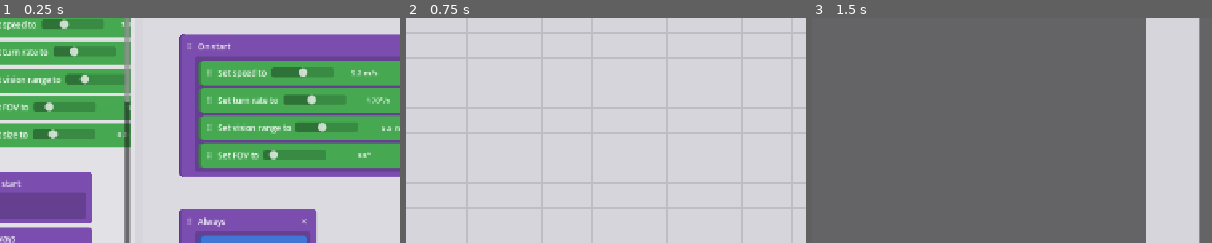
Above: before the commit, frames 1-3 (left to right).
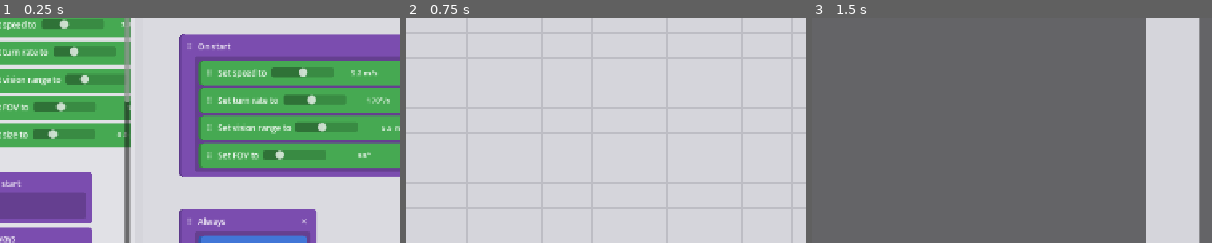
Above: after the commit, the same moments.

Repository: GMU-ASRC/astro-swarm
Game: Godot game, scene res://ui/workspace/Workspace.tscn
Two runs of this game, one before a commit and one after it. Both use one fixed random seed, a clock stepped at 60 frames per second and the inputs below. This scene is started directly instead of the project's main scene.
Inputs (mouse positions are % of the whole screen's width and height, from its top left):
- Up to frame 1 (0.25 s): no input
- Up to frame 2 (0.75 s): click "← Arena" at 0.5 s
- Up to frame 3 (1.5 s): click (8, 5) at 1.25 s
The pictures show only the part of the screen within x 5-55%, y 19-69%; the shares and areas given below are measured in that part.

The runs differ from the first frame. In frame 1, 0.3% of the frame differs, in the area x 11-71%, y 37-64%; in frame 2, nothing differs; in frame 3, nothing differs.

Commit message:
Cap FOV at 180, remove Fire block, warn on unnested conditions

Diff:
--- a/autoloads/SimulationManager.gd
+++ b/autoloads/SimulationManager.gd
@@ -85,7 +85,7 @@
 	"set_speed":     {"category": "config",    "label": "Set speed to",        "input": {"min": 0.5,  "max": 10.0, "default": 3.75, "step": 0.05, "suffix": " m/s"}},
 	"set_turn":      {"category": "config",    "label": "Set turn rate to",    "input": {"min": 15.0, "max": 360.0, "default": 120.0, "step": 5.0, "suffix": "°/s"}},
 	"set_view":      {"category": "config",    "label": "Set vision range to", "input": {"min": 0.5,  "max": 12.5, "default": 3.75, "step": 0.1,  "suffix": " m"}},
-	"set_fov":       {"category": "config",    "label": "Set FOV to",          "input": {"min": 20.0, "max": 360.0,"default": 90.0, "step": 1.0,  "suffix": "°"}},
+	"set_fov":       {"category": "config",    "label": "Set FOV to",          "input": {"min": 20.0, "max": 180.0,"default": 90.0, "step": 1.0,  "suffix": "°"}},
 	"set_size":      {"category": "config",    "label": "Set size to",         "input": {"min": 2.0,  "max": 16.0, "default": 6.0,  "step": 0.5,  "suffix": " px"}},
 
 	"when_start":           {"category": "condition", "label": "On start",             "input": null},
@@ -238,6 +238,28 @@
 		var row: int = i / 2
 		result.append({"x": 40.0 + col * 400.0, "y": 30.0 + row * 280.0, "blocks": [ordered[i]]})
 	return result
+
+static func is_event_block(block_type: String) -> bool:
+	return block_type.begins_with("when_")
+
+static func is_conditional_block(block_type: String) -> bool:
+	return block_type.begins_with("if_") or block_type == "else"
+
+static func has_unnested_conditional(scripts: Array) -> bool:
+	for s in scripts:
+		if _blocks_have_unnested_conditional(s.get("blocks", []), false):
+			return true
+	return false
+
+static func _blocks_have_unnested_conditional(blocks: Array, has_event_ancestor: bool) -> bool:
+	for b in blocks:
+		var t: String = b.get("type", "")
+		if is_conditional_block(t) and not has_event_ancestor:
+			return true
+		var child_has_event: bool = has_event_ancestor or is_event_block(t)
+		if _blocks_have_unnested_conditional(b.get("children", []), child_has_event):
+			return true
+	return false
 
 func _normalize_all_behaviors():
 	for id in behaviors.keys():
@@ -324,7 +346,7 @@
 			"set_speed":  cfg.speed         = float(p.get("value", settings.speed)) * PX_PER_METER
 			"set_turn":   cfg.turn_speed    = deg_to_rad(float(p.get("value", 120.0)))
 			"set_view":   cfg.view_distance = float(p.get("value", settings.view_distance)) * PX_PER_METER
-			"set_fov":    cfg.fov_degrees   = float(p.get("value", settings.fov_degrees))
+			"set_fov":    cfg.fov_degrees   = minf(180.0, float(p.get("value", settings.fov_degrees)))
 			"set_size":   cfg.dot_radius    = float(p.get("value", 6.0))
 			"when_start":
 				_collect_config(b.get("children", []), cfg)
--- a/ui/workspace/ShipWorkspace.gd
+++ b/ui/workspace/ShipWorkspace.gd
@@ -10,6 +10,7 @@
 var _name_edit: LineEdit
 var _algo_option: OptionButton
 var _loading: bool = false
+var _warning_label: Label
 
 const SCRATCH_BLOCK := preload("res://ui/workspace/ScratchBlock.tscn")
 
@@ -17,19 +18,40 @@
 	"config": ["set_speed", "set_turn", "set_view", "set_fov", "set_size"],
 	"condition": ["when_start", "when_always", "when_sees", "when_sees_enemy", "when_sees_ally", "when_alone", "when_near_wall", "when_sees_wall"],
 	"logic": ["if_see", "if_within", "if_beyond", "else"],
-	"action": ["do_forward", "do_backward", "do_stop", "do_random_walk", "do_turn_left", "do_turn_right", "do_turn_left_by", "do_turn_right_by", "do_face", "do_flee", "do_throttle", "do_fire"],
+	"action": ["do_forward", "do_backward", "do_stop", "do_random_walk", "do_turn_left", "do_turn_right", "do_turn_left_by", "do_turn_right_by", "do_face", "do_flee", "do_throttle"],
 }
 
 const FARP_SCENE := "res://levels/modes/FARPScene.tscn"
-const FARP_DISABLED_BLOCKS := ["do_throttle", "do_fire", "set_size"]
+const FARP_DISABLED_BLOCKS := ["do_throttle", "set_size"]
 
 func _ready():
 	get_tree().paused = false
 	back_btn.pressed.connect(_on_back)
 	canvas.canvas_mutated.connect(_save_blocks)
 	_build_save_load_ui()
+	_build_warning_banner()
 	_build_palette()
 	_load_blocks()
+	_update_warning()
+
+func _build_warning_banner():
+	_warning_label = Label.new()
+	_warning_label.add_theme_color_override("font_color", Color(1.0, 0.42, 0.32, 1.0))
+	_warning_label.add_theme_font_size_override("font_size", 12)
+	_warning_label.horizontal_alignment = HORIZONTAL_ALIGNMENT_CENTER
+	_warning_label.set_anchors_preset(Control.PRESET_TOP_WIDE)
+	_warning_label.offset_top = 44
+	_warning_label.mouse_filter = Control.MOUSE_FILTER_IGNORE
+	_warning_label.visible = false
+	add_child(_warning_label)
+
+func _update_warning():
+	if _warning_label == null:
+		return
+	var invalid: bool = SimulationManager.has_unnested_conditional(_current_scripts())
+	_warning_label.visible = invalid
+	if invalid:
+		_warning_label.text = "Warning: a condition block (IF) must be placed inside an event block (WHEN)."
 
 func _build_save_load_ui():
 	var spacer: Control = $TopBar/HBox/Spacer
@@ -175,6 +197,7 @@
 			_spawn_block_widget(b, zone)
 	canvas.resolve_overlaps()
 	_loading = false
+	_update_warning()
 
 func _add_block(block_id: String):
 	var def: Dictionary = SimulationManager.BLOCK_DEFS.get(block_id, {})
@@ -226,6 +249,7 @@
 	if _loading:
 		return
 	PlayerData.set_ship_blocks(_current_scripts())
+	_update_warning()
 
 func _on_back():
 	_save_blocks()
--- a/ui/workspace/Workspace.gd
+++ b/ui/workspace/Workspace.gd
@@ -12,6 +12,7 @@
 
 var _current_type_id: String = "hunter"
 var _tab_buttons: Dictionary = {}
+var _warning_label: Label
 
 func _ready():
 	get_tree().paused = false
@@ -25,9 +26,43 @@
 	SimulationManager.species_list_changed.connect(_on_species_list_changed)
 	SimulationManager.variables_changed.connect(_on_variables_changed)
 	_style_color_picker()
+	_build_warning_banner()
 	_build_tabs()
 	_build_palette()
 	_refresh()
+
+func _build_warning_banner():
+	_warning_label = Label.new()
+	_warning_label.add_theme_color_override("font_color", Color(0.851, 0.322, 0.271, 1.0))
+	_warning_label.add_theme_font_size_override("font_size", 12)
+	_warning_label.horizontal_alignment = HORIZONTAL_ALIGNMENT_CENTER
+	_warning_label.set_anchors_preset(Control.PRESET_TOP_WIDE)
+	_warning_label.offset_top = 44
+	_warning_label.mouse_filter = Control.MOUSE_FILTER_IGNORE
+	_warning_label.visible = false
+	add_child(_warning_label)
+
+func _gather_scripts() -> Array:
+	var scripts: Array = []
+	for zone in canvas.get_children():
+		if not zone is VBoxContainer:
+			continue
+		var blocks: Array = []
+		for child in zone.get_children():
+			if child is PanelContainer and child.has_method("get_block_data"):
+				blocks.append(child.get_block_data())
+		if blocks.is_empty():
+			continue
+		scripts.append({"x": zone.position.x, "y": zone.position.y, "blocks": blocks})
+	return scripts
+
+func _update_warning():
+	if _warning_label == null:
+		return
+	var invalid: bool = SimulationManager.has_unnested_conditional(_gather_scripts())
+	_warning_label.visible = invalid
+	if invalid:
+		_warning_label.text = "Warning: a condition block (IF) must be placed inside an event block (WHEN)."
 
 func _on_variables_changed():
 	_build_palette()
@@ -294,6 +329,7 @@
 		for b in s.get("blocks", []):
 			_spawn_block_widget(b, zone)
 	canvas.resolve_overlaps()
+	_update_warning()
 
 func _add_block(block_id: String):
 	var def: Dictionary = SimulationManager.BLOCK_DEFS.get(block_id, {})
@@ -344,6 +380,7 @@
 			continue
 		scripts.append({"x": zone.position.x, "y": zone.position.y, "blocks": blocks})
 	SimulationManager.set_scripts(_current_type_id, scripts)
+	_update_warning()
 
 func _on_back():
 	_commit_species_name()
